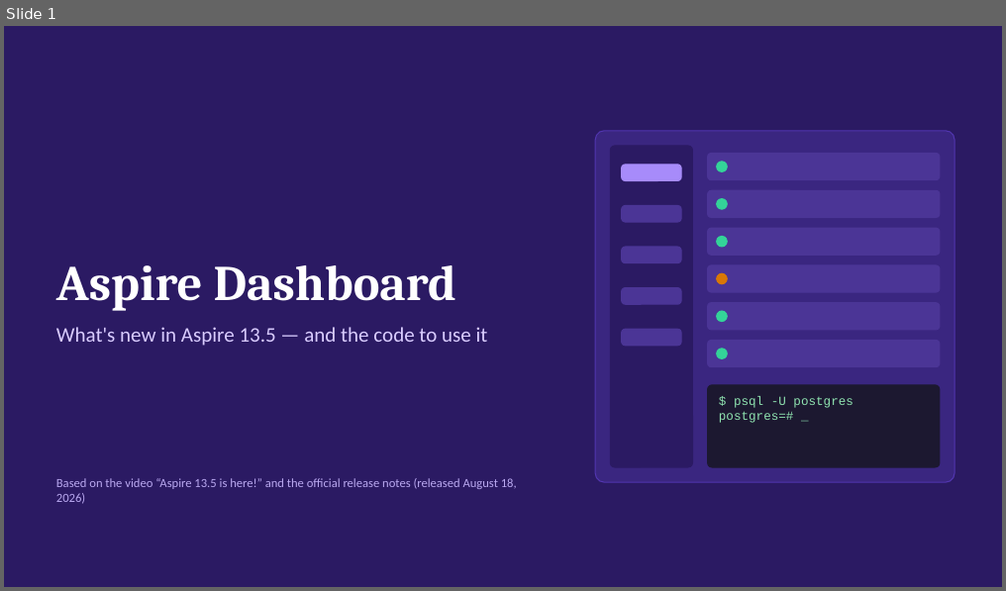
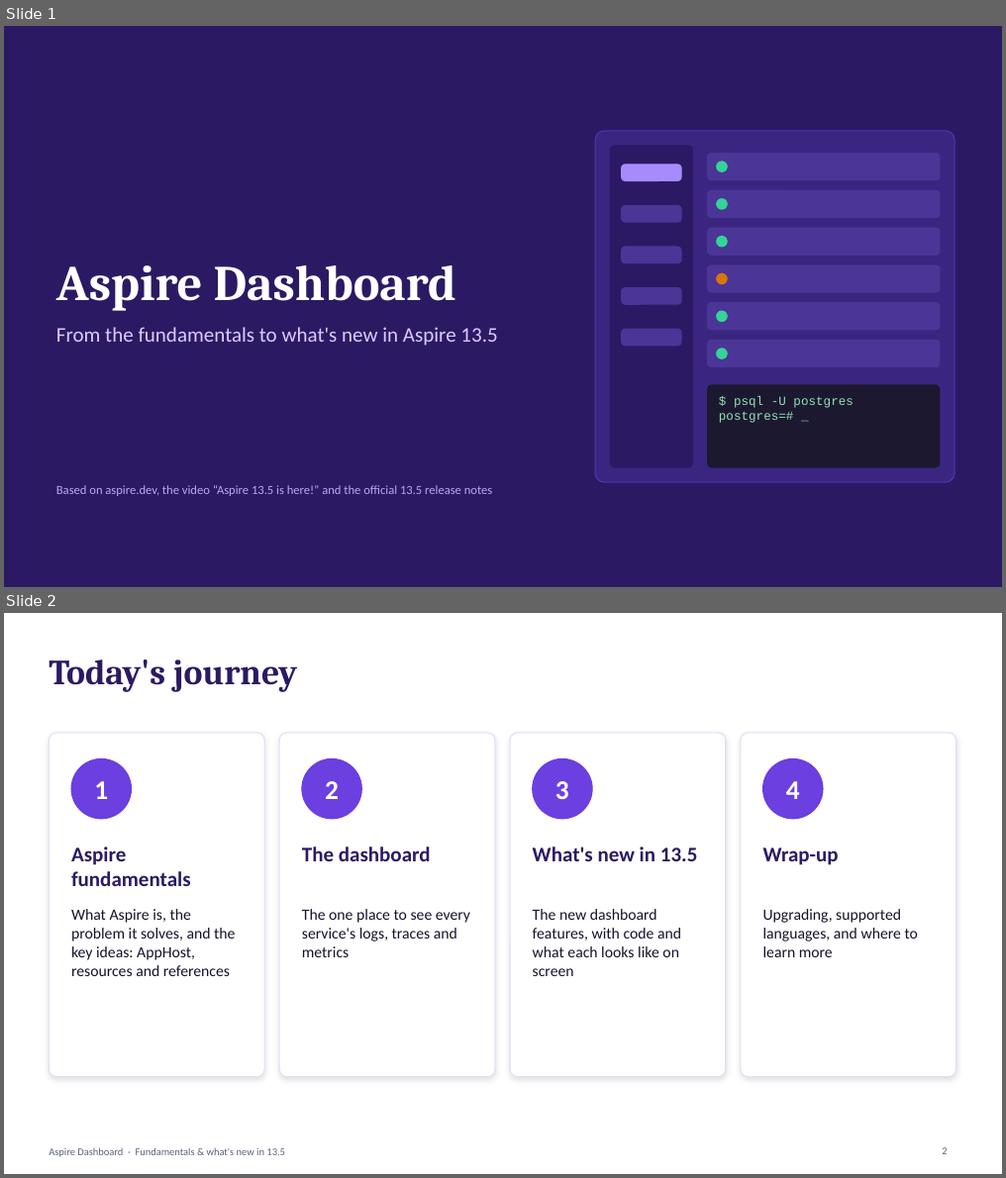
Before and after one commit to mcdmags/aspire-dashboard, a slide deck: aspire-dashboard-13-5.pptx. Shown one above the other, each under a label of ours: slide 1 before the commit, slides 1 and 2 after it. The pictures are 1006x591 and 1006x1178 pixels, drawn with LibreOffice and Linux fonts; fonts in the diff are those of the drawing. Boxes give left, top, right and bottom in pixels: in the first picture for what was removed or moved away, otherwise in the second. Text is boxed around its words. In the diff, an @@ line names an element or a change of style, - is before the commit and + after.

Commit message:
Added fundamentals and concise version

```diff
--- a/aspire-dashboard-13-5.pptx
+++ b/aspire-dashboard-13-5.pptx
@@ slide 2 added at [4,613,1002,1174], background #FFFFFF @@
@@ title added at [49,660,297,692], 34 pt, text #2B1A63, bold @@
+Today's journey
@@ rounded rectangle added at [49,733,264,1077], fill #FFFFFF, outline #E4DEF5 1 pt @@
@@ ellipse added at [71,759,132,819], fill #6B3FE0, outline #6B3FE0 1 pt @@
@@ rounded rectangle added at [279,733,495,1077], fill #FFFFFF, outline #E4DEF5 1 pt @@
@@ ellipse added at [302,759,361,819], fill #6B3FE0, outline #6B3FE0 1 pt @@
@@ rounded rectangle added at [510,733,726,1077], fill #FFFFFF, outline #E4DEF5 1 pt @@
@@ ellipse added at [533,759,592,819], fill #6B3FE0, outline #6B3FE0 1 pt @@
@@ rounded rectangle added at [741,733,956,1077], fill #FFFFFF, outline #E4DEF5 1 pt @@
@@ ellipse added at [763,759,823,819], fill #6B3FE0, outline #6B3FE0 1 pt @@
@@ text added at [94,781,108,799], 26 pt, text #FFFFFF, bold @@
+1
@@ text added at [325,781,339,799], 26 pt, text #FFFFFF, bold @@
+2
@@ text added at [555,781,569,799], 26 pt, text #FFFFFF, bold @@
+3
@@ text added at [786,781,800,799], 26 pt, text #FFFFFF, bold @@
+4
@@ text added at [71,847,191,886], 20 pt, text #2B1A63, bold @@
+Aspire fundamentals
@@ text added at [302,847,431,861], 20 pt, text #2B1A63, bold @@
+The dashboard
@@ text added at [533,847,698,861], 20 pt, text #2B1A63, bold @@
+What's new in 13.5
@@ text added at [763,848,839,865], 20 pt, text #2B1A63, bold @@
+Wrap-up
@@ text added at [71,909,235,976], 15 pt, text #17122B @@
+What Aspire is, the problem it solves, and the key ideas: AppHost, resources and references
@@ text added at [302,909,470,958], 15 pt, text #17122B @@
+The one place to see every service's logs, traces and metrics
@@ text added at [533,909,681,976], 15 pt, text #17122B @@
+The new dashboard features, with code and what each looks like on screen
@@ text added at [763,909,918,958], 15 pt, text #17122B @@
+Upgrading, supported languages, and where to learn more
@@ text added at [49,1148,285,1157], 10 pt, text #5B6478 @@
+Aspire Dashboard · Fundamentals & what's new in 13.5
@@ page number added at [942,1148,946,1155], 10 pt, text #5B6478 @@
+2
@@ slide 1 changed as well @@
@@ text at [56,327,497,346]: text changed @@
-What's new in Aspire 13.5 — and the code to use it
+From the fundamentals to what's new in Aspire 13.5
@@ text at [56,485,493,496]: text changed @@
-Based on the video “Aspire 13.5 is here!” and the official release notes (released August 18, 2026)
+Based on aspire.dev, the video “Aspire 13.5 is here!” and the official 13.5 release notes
```
Also in this commit, not shown: 12 other slides changed, 18 other slides added, 5 slides removed, 1 other file.
